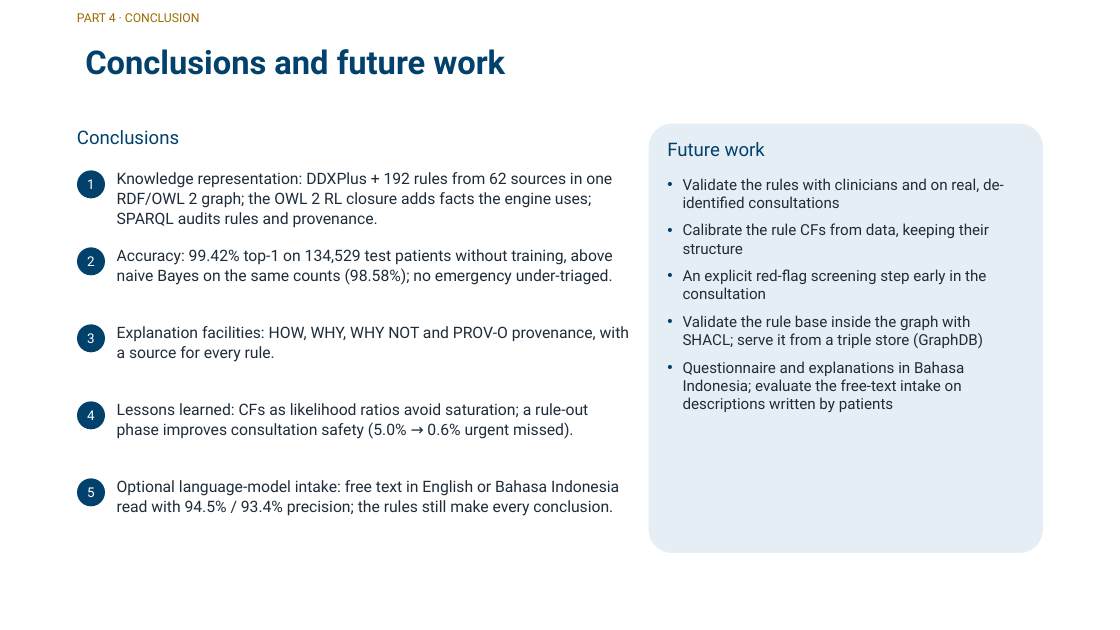
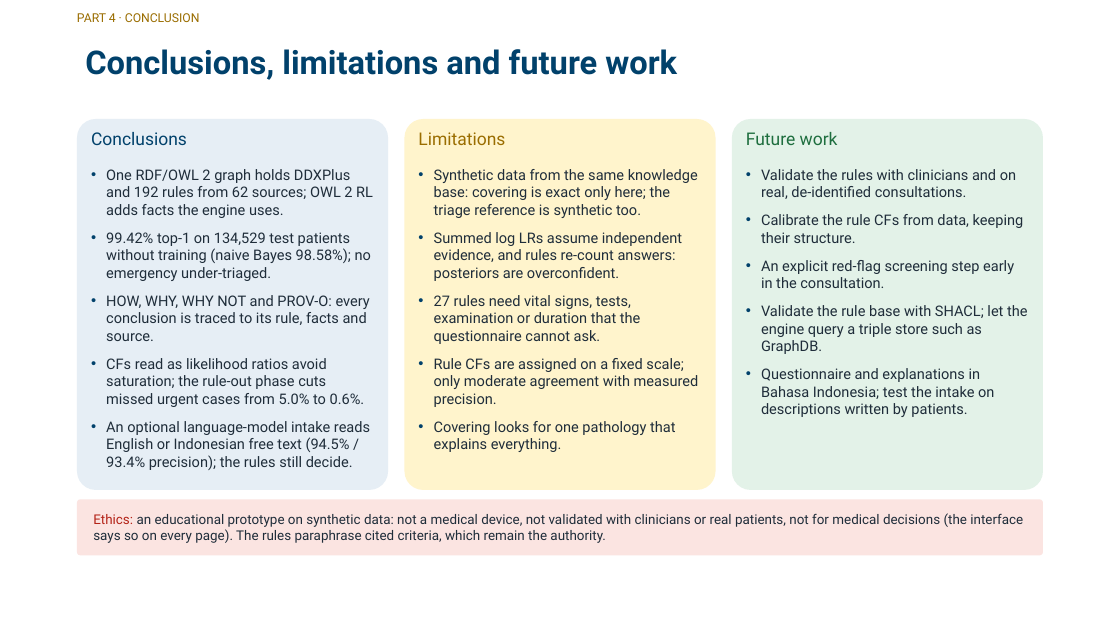
Before and after one commit to zidanarsyad/ddx-expert-system, a slide deck: slide 14 of docs/slides.pptx (slide 23 before the commit). Drawn at 1120x630 pixels with LibreOffice and Linux fonts; fonts in the diff are those of the drawing; background and template pictures are left out. Boxes give left, top, right and bottom in pixels: in the first picture for what was removed or moved away, otherwise in the second. Text is boxed around its words. In the diff, an @@ line names an element or a change of style, - is before the commit and + after.

```diff
--- a/docs/slides.pptx
+++ b/docs/slides.pptx
@@ title at box(85, 49, 677, 80): text changed @@
-Conclusions and future work
+Conclusions, limitations and future work
@@ rounded rectangle added at box(77, 119, 388, 491), fill #E6EEF5 @@
@@ rounded rectangle added at box(404, 119, 715, 491), fill #FFF4CC @@
@@ rounded rectangle: place and size @@
-rounded rectangle at box(649, 124, 1043, 553)
+rounded rectangle at box(732, 119, 1043, 491)
@@ rounded rectangle at box(732, 119, 1043, 491): fill #E6EEF5 to #E3F2E8 @@
@@ text "Conclusions": place and size @@
-text "Conclusions" at box(77, 130, 179, 145)
+text "Conclusions" at box(91, 132, 187, 145)
@@ text "Conclusions" at box(91, 132, 187, 145): size 16 to 15 pt; more space between paragraphs @@
@@ text added at box(418, 132, 505, 145), 15 pt, text #9A6D00 @@
+Limitations
@@ text "Future work": place and size @@
-text "Future work" at box(667, 142, 765, 156)
+text "Future work" at box(746, 132, 838, 145)
@@ text "Future work" at box(746, 132, 838, 145): size 16 to 15 pt, text colour #01416B to #1E6E3E; less space between paragraphs @@
@@ ellipse removed at box(77, 171, 105, 198) @@
-1
@@ text at box(106, 169, 373, 470): text changed; size 13.5 to 12.5 pt @@
-Knowledge representation: DDXPlus + 192 rules from 62 sources in one RDF/OWL 2 graph; the OWL 2 RL closure adds facts the engine uses; SPARQL audits rules and provenance.
+• One RDF/OWL 2 graph holds DDXPlus and 192 rules from 62 sources; OWL 2 RL adds facts the engine uses.
+• 99.42% top-1 on 134,529 test patients without training (naive Bayes 98.58%); no emergency under-triaged.
+• HOW, WHY, WHY NOT and PROV-O: every conclusion is traced to its rule, facts and source.
+• CFs read as likelihood ratios avoid saturation; the rule-out phase cuts missed urgent cases from 5.0% to 0.6%.
+• An optional language-model intake reads English or Indonesian free text (94.5% / 93.4% precision); the rules still decide.
@@ text added at box(434, 169, 699, 452), 12.5 pt, text #1F2D3A @@
+• Synthetic data from the same knowledge base: covering is exact only here; the triage reference is synthetic too.
+• Summed log LRs assume independent evidence, and rules re-count answers: posteriors are overconfident.
+• 27 rules need vital signs, tests, examination or duration that the questionnaire cannot ask.
+• Rule CFs are assigned on a fixed scale; only moderate agreement with measured precision.
+• Covering looks for one pathology that explains everything.
@@ text at box(761, 169, 1028, 417): text changed; size 13 to 12.5 pt @@
-• Validate the rules with clinicians and on real, de-identified consultations
-• Calibrate the rule CFs from data, keeping their structure
-• An explicit red-flag screening step early in the consultation
-• Validate the rule base inside the graph with SHACL; serve it from a triple store (GraphDB)
-• Questionnaire and explanations in Bahasa Indonesia; evaluate the free-text intake on descriptions written by patients
+• Validate the rules with clinicians and on real, de-identified consultations.
+• Calibrate the rule CFs from data, keeping their structure.
+• An explicit red-flag screening step early in the consultation.
+• Validate the rule base with SHACL; let the engine query a triple store such as GraphDB.
+• Questionnaire and explanations in Bahasa Indonesia; test the intake on descriptions written by patients.
@@ ellipse removed at box(77, 247, 105, 275) @@
-2
@@ text removed at box(117, 249, 613, 285) @@
-Accuracy: 99.42% top-1 on 134,529 test patients without training, above naive Bayes on the same counts (98.58%); no emergency under-triaged.
@@ ellipse removed at box(77, 324, 105, 352) @@
-3
@@ text removed at box(117, 326, 629, 362) @@
-Explanation facilities: HOW, WHY, WHY NOT and PROV-O provenance, with a source for every rule.
@@ ellipse removed at box(77, 402, 105, 429) @@
-4
@@ text removed at box(117, 403, 588, 439) @@
-Lessons learned: CFs as likelihood ratios avoid saturation; a rule-out phase improves consultation safety (5.0% → 0.6% urgent missed).
@@ ellipse removed at box(77, 478, 105, 506) @@
-5
@@ rounded rectangle added at box(77, 499, 1044, 555), fill #FBE4E1 @@
@@ text "Ethics: an educational prototype on ..." at box(93, 513, 1023, 543): vertical alignment top to middle @@
@@ text at box(93, 513, 1023, 543): text changed; size 13.5 to 11.5 pt @@
-Optional language-model intake: free text in English or Bahasa Indonesia read with 94.5% / 93.4% precision; the rules still make every conclusion.
+Ethics: an educational prototype on synthetic data: not a medical device, not validated with clinicians or real patients, not for medical decisions (the interface says so on every page). The rules paraphrase cited criteria, which remain the authority.
```
Also in this commit, not shown: 9 other slides changed, 9 slides removed, 12 other files.
